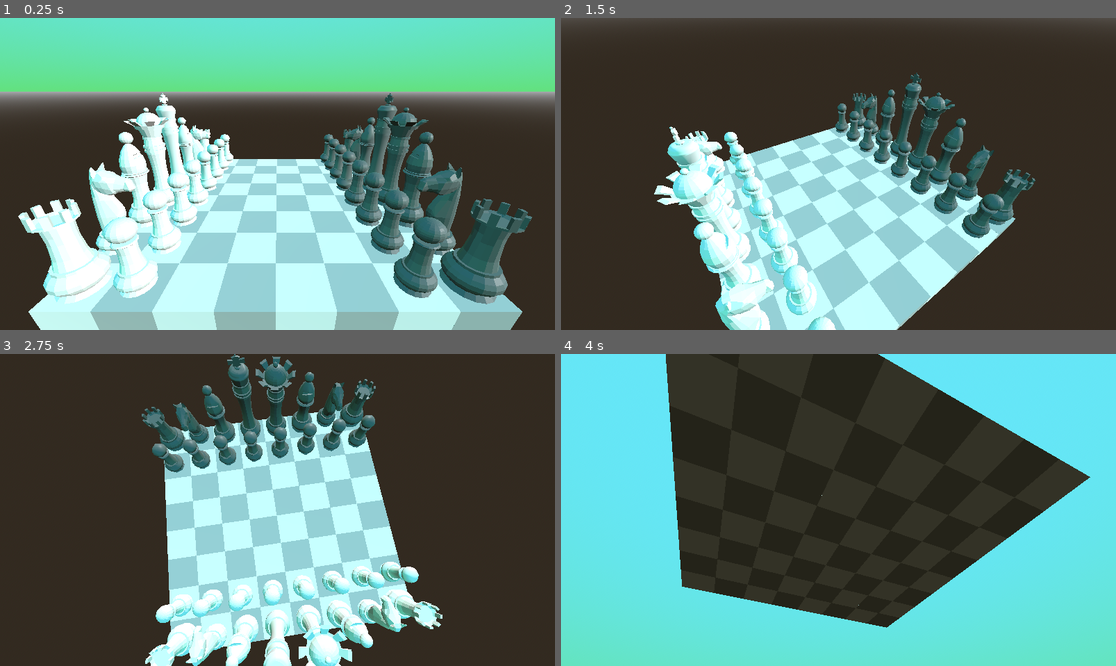
Above: before the commit, frames 1-4 (two rows, left to right).
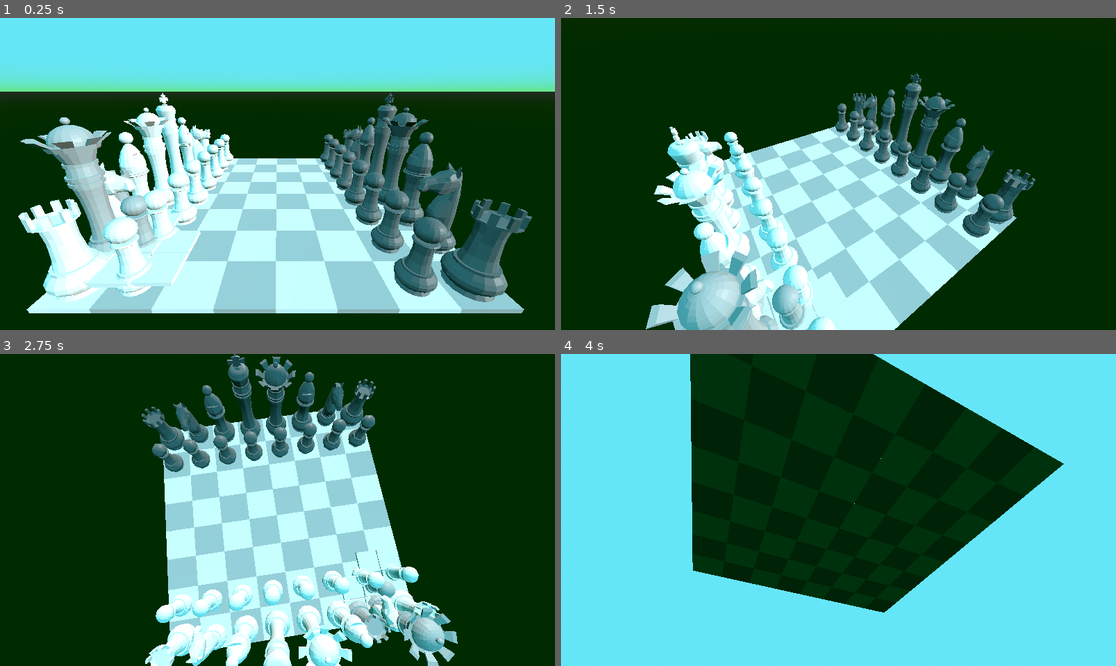
Above: after the commit, the same moments.

Repository: Nickdev8/3d-Chess-web
Game: Godot game, scene res://scenes/main.tscn
Same seed, same stepped clock (60 frames per second), same inputs: the game is played once before the commit and once after it.
Inputs (mouse positions are in pixels of both pictures, inside the frame that each line leads up to):
- Up to frame 1 (0.25 s): no input
- Up to frame 2 (1.5 s): tap Enter at 0.5 s; move the mouse to (960, 158) at 0.52 s; click (960, 158) at 0.67 s; tap Space at 1.25 s; drag from (727, 189) to (810, 236) at 1.27 s
- Up to frame 3 (2.75 s): tap Enter at 2 s; move the mouse to (333, 441) at 2.02 s; click (333, 441) at 2.17 s
- Up to frame 4 (4 s): tap Space at 2.75 s; drag from (810, 572) to (672, 463) at 2.77 s; tap Enter at 3.5 s; move the mouse to (1005, 556) at 3.52 s; click (1005, 556) at 3.67 s

The runs differ from the first frame. In frame 1, 62% of the frame differs, in the area x 0-100%, y 0-100%; in frame 2, 72%; in frame 3, 68%; in frame 4, 62%.

Commit message:
new build

Diff:
--- a/scenes/main.tscn
+++ b/scenes/main.tscn
@@ -11,7 +11,11 @@
 
 [sub_resource type="ProceduralSkyMaterial" id="ProceduralSkyMaterial_0wfyh"]
 sky_top_color = Color(0.395325, 0.901602, 0.970449, 1)
-sky_horizon_color = Color(0.384314, 0.882353, 0.490196, 1)
+sky_horizon_color = Color(0.394545, 0.897701, 0.50093, 1)
+sky_curve = 0.0174944
+ground_bottom_color = Color(0.133333, 0.858824, 0, 1)
+ground_horizon_color = Color(0.647059, 0.917647, 0.670588, 1)
+ground_energy_multiplier = 0.2
 sun_angle_max = 52.22
 sun_curve = 0.261165
 
@@ -35,6 +39,7 @@
 unique_name_in_owner = true
 transform = Transform3D(-4.37114e-08, 0.374606, -0.927183, 0, 0.927183, 0.374606, 1, 1.63746e-08, -4.05285e-08, 5.2, 1.2, 5.3)
 script = ExtResource("3_mlkix")
+pan_speed = 0.02
 
 [node name="Camera3D" type="Camera3D" parent="CameraPivot"]
 transform = Transform3D(1, 0, 0, 0, 1, 0, 0, 0, 1, 0, 0, 5)
@@ -62,7 +67,6 @@
 unique_name_in_owner = true
 
 [node name="Node3D" type="Node3D" parent="."]
-visible = false
 
 [node name="StaticBody3D" parent="Node3D" instance=ExtResource("3_tefeu")]
 transform = Transform3D(1, 0, 0, 0, 1, 0, 0, 0, 1, 0.101838, 0, 0.0334463)
--- a/scenes/tile.tscn
+++ b/scenes/tile.tscn
@@ -10,5 +10,6 @@
 script = ExtResource("1_nujvs")
 
 [node name="MeshInstance3D" type="MeshInstance3D" parent="."]
+transform = Transform3D(1, 0, 0, 0, 0.130229, 0, 0, 0, 1, 0, 0.515815, 0)
 mesh = SubResource("BoxMesh_cq761")
 surface_material_override/0 = SubResource("StandardMaterial3D_qb6bw")
Not shown, changed: build/index.html
Not shown, changed: build/index.pck
Not shown, changed: build/index.service.worker.js
